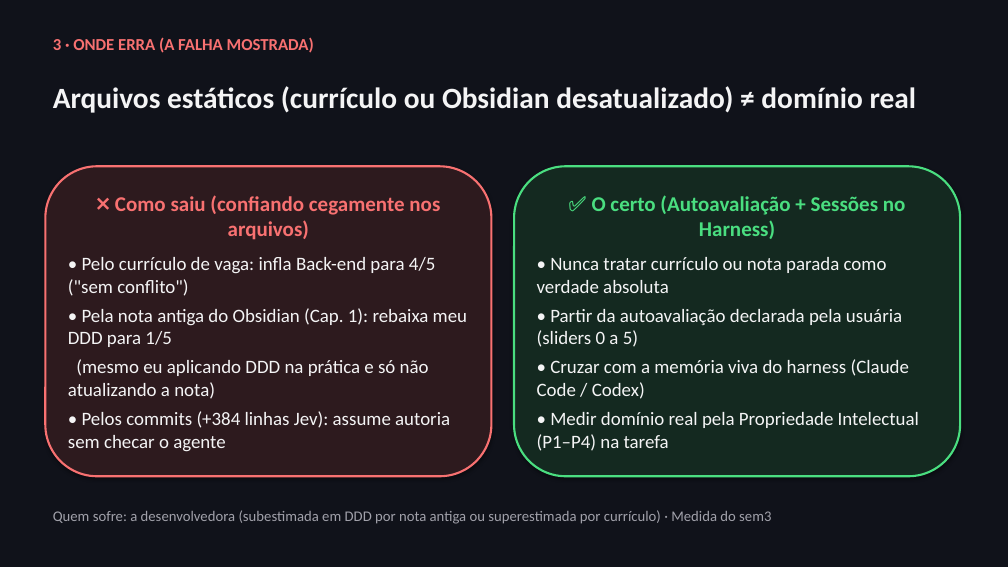
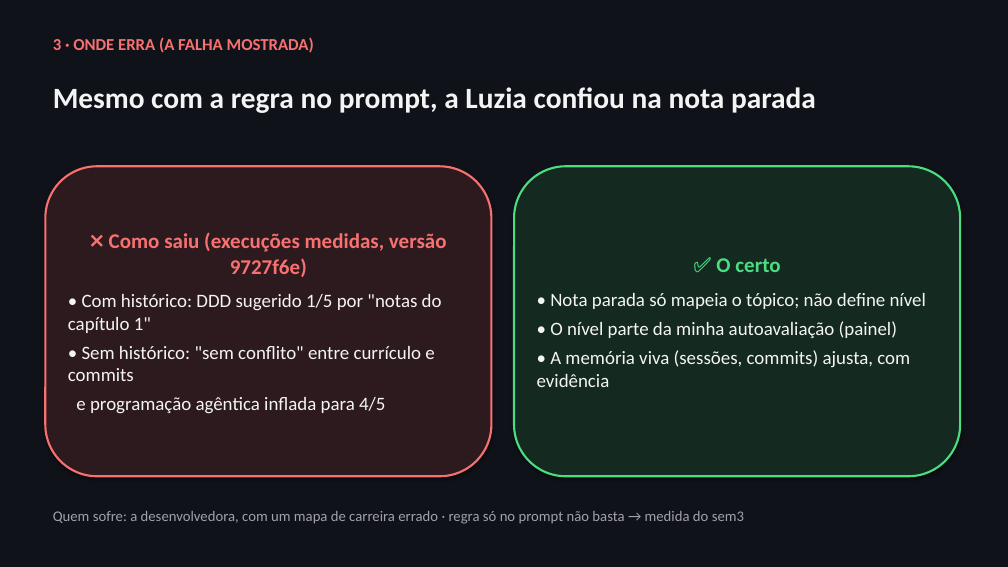
Before and after one commit to rayfrance/ai4good, a slide deck: slide 4 of outputs/sem2_demonstracao.pptx. Drawn at 1008x567 pixels with LibreOffice and Linux fonts; fonts in the diff are those of the drawing. Boxes give left, top, right and bottom in pixels: in the first picture for what was removed or moved away, otherwise in the second. Text is boxed around its words. In the diff, an @@ line names an element or a change of style, - is before the commit and + after.

```diff
--- a/outputs/sem2_demonstracao.pptx
+++ b/outputs/sem2_demonstracao.pptx
@@ text at box(53, 87, 816, 113): text changed @@
-Arquivos estáticos (currículo ou Obsidian desatualizado) ≠ domínio real
+Mesmo com a regra no prompt, a Luzia confiou na nota parada
@@ text in rounded rectangle at box(68, 232, 447, 414): text changed @@
-❌ Como saiu (confiando cegamente nos arquivos)
-• Pelo currículo de vaga: infla Back-end para 4/5 ("sem conflito")
-• Pela nota antiga do Obsidian (Cap. 1): rebaixa meu DDD para 1/5
-(mesmo eu aplicando DDD na prática e só não atualizando a nota)
-• Pelos commits (+384 linhas Jev): assume autoria sem checar o agente
+❌ Como saiu (execuções medidas, versão 9727f6e)
+• Com histórico: DDD sugerido 1/5 por "notas do capítulo 1"
+• Sem histórico: "sem conflito" entre currículo e commits
+e programação agêntica inflada para 4/5
@@ text in rounded rectangle at box(537, 258, 926, 387): text changed @@
-✅ O certo (Autoavaliação + Sessões no Harness)
-• Nunca tratar currículo ou nota parada como verdade absoluta
-• Partir da autoavaliação declarada pela usuária (sliders 0 a 5)
-• Cruzar com a memória viva do harness (Claude Code / Codex)
-• Medir domínio real pela Propriedade Intelectual (P1–P4) na tarefa
+✅ O certo
+• Nota parada só mapeia o tópico; não define nível
+• O nível parte da minha autoavaliação (painel)
+• A memória viva (sessões, commits) ajusta, com evidência
@@ text at box(53, 511, 744, 524): text changed @@
-Quem sofre: a desenvolvedora (subestimada em DDD por nota antiga ou superestimada por currículo) · Medida do sem3
+Quem sofre: a desenvolvedora, com um mapa de carreira errado · regra só no prompt não basta → medida do sem3
```
Also in this commit, not shown: 4 other slides changed, 10 other files.
